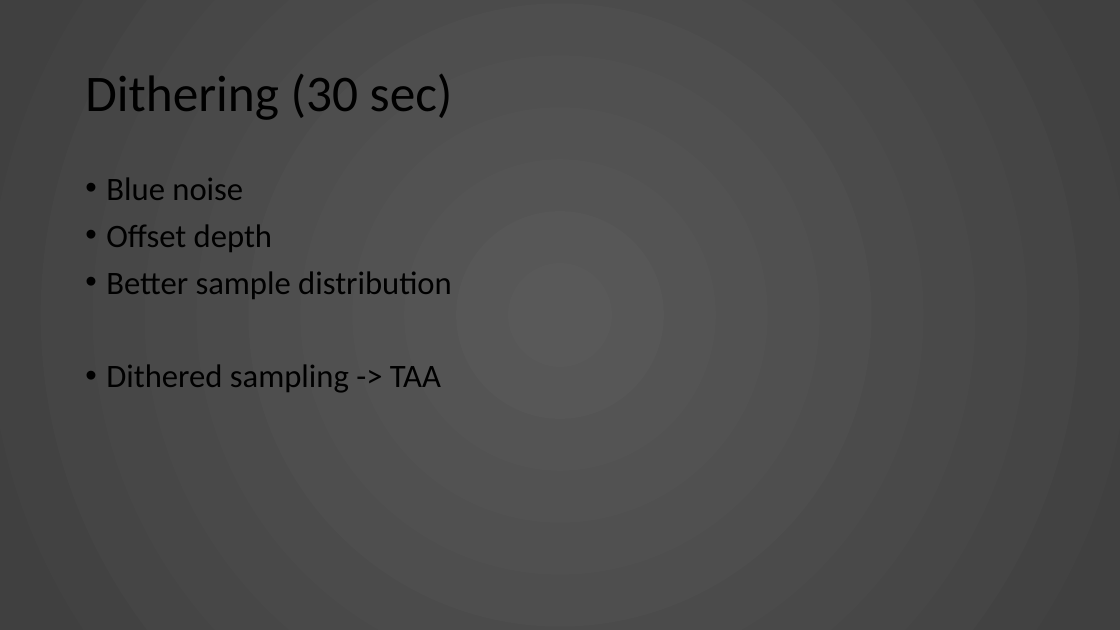
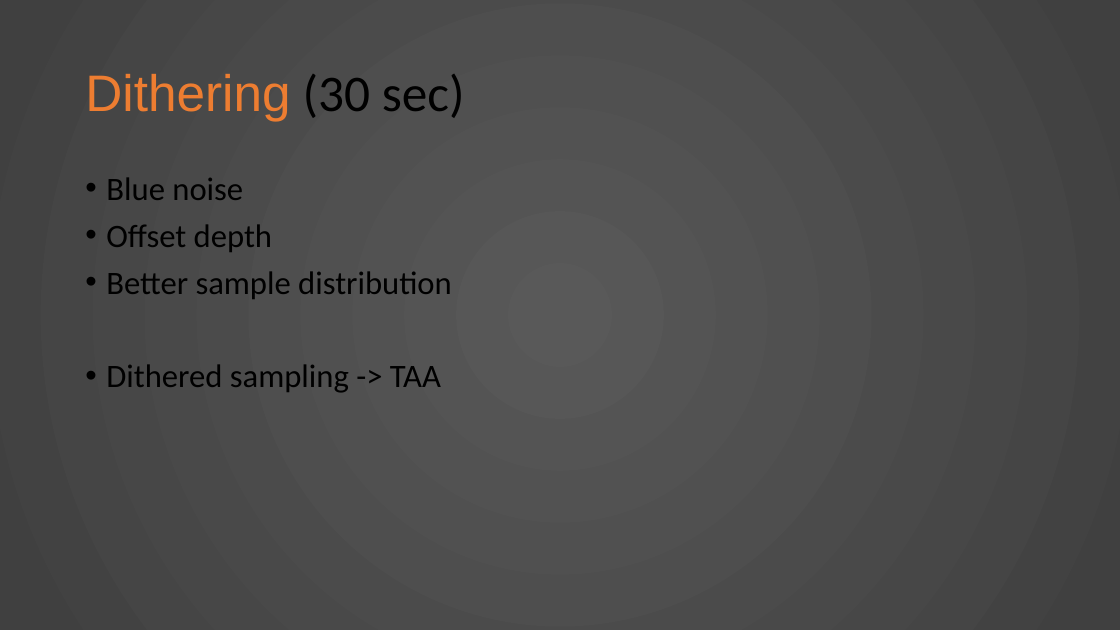
Before and after one commit to KnightTec/ShaderProject, a slide deck: slide 7 of Presentation.pptx. Drawn at 1120x630 pixels with LibreOffice and Linux fonts; fonts in the diff are those of the drawing. Boxes give left, top, right and bottom in pixels: in the first picture for what was removed or moved away, otherwise in the second. Text is boxed around its words. In the diff, an @@ line names an element or a change of style, - is before the commit and + after.

```diff
--- a/Presentation.pptx
+++ b/Presentation.pptx
@@ title "Dithering (30 sec)" at [85, 74, 465, 121]: font Calibri to Arial, text colour #000000 to #ED7D31 in "Dithering" @@
```
Also in this commit, not shown: 4 other slides changed, 10 other files.
